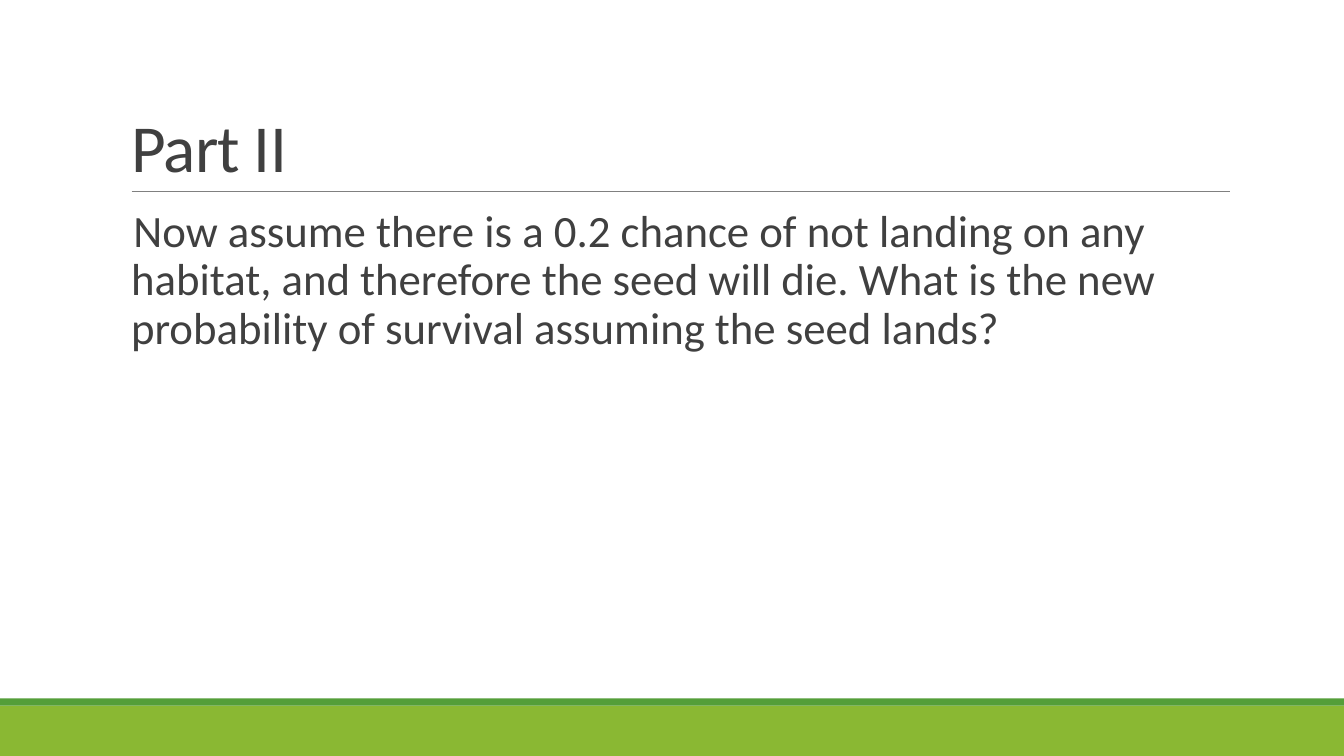
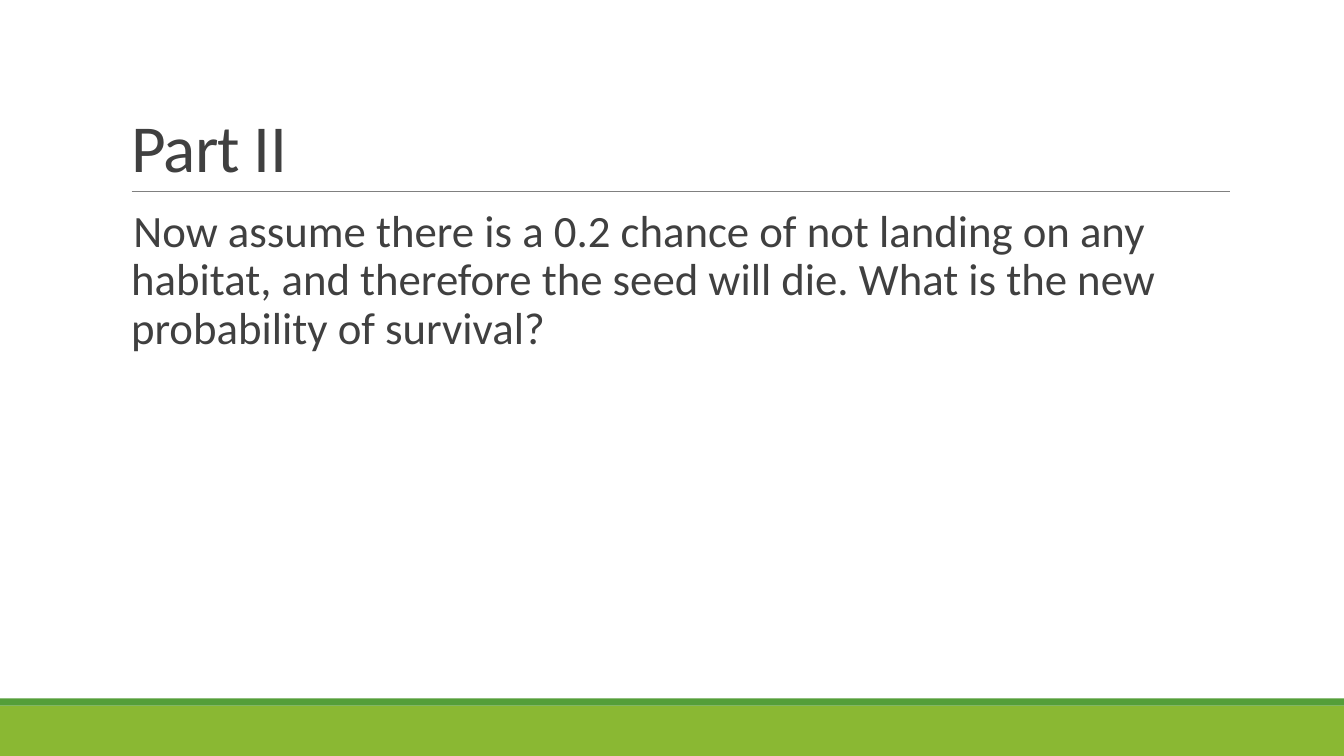
Before and after one commit to sjspielman/bio5312_fall2017, a slide deck: slide 36 of slides/day3_probability.pptx. Drawn at 1344x756 pixels with LibreOffice and Linux fonts; fonts in the diff are those of the drawing. Boxes give left, top, right and bottom in pixels: in the first picture for what was removed or moved away, otherwise in the second. Text is boxed around its words. In the diff, an @@ line names an element or a change of style, - is before the commit and + after.

```diff
--- a/slides/day3_probability.pptx
+++ b/slides/day3_probability.pptx
@@ text at bbox=[131, 216, 1155, 352]: text changed @@
-  Now assume there is a 0.2 chance of not landing on any habitat, and therefore the seed will die. What is the new probability of survival assuming the seed lands?
+  Now assume there is a 0.2 chance of not landing on any habitat, and therefore the seed will die. What is the new probability of survival?
```
Also in this commit, not shown: 1 other slide changed, 1 slide removed, 1 other file.
